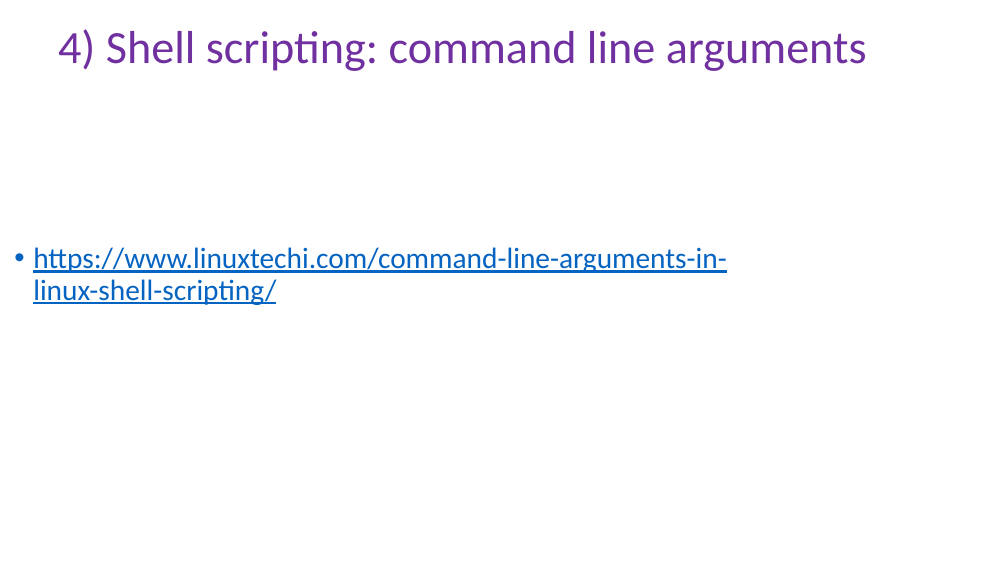
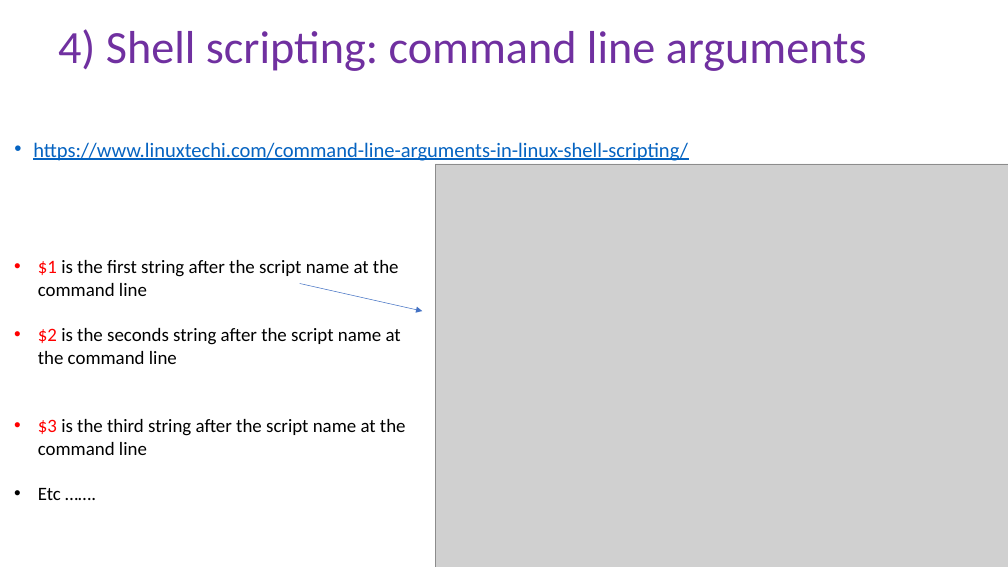
Before and after one commit to peterthorpe5/Msc_Digital_Health, a slide deck: slide 17 of powerpoint/4_Shell_scripting.pptx. Drawn at 1008x567 pixels with LibreOffice and Linux fonts; fonts in the diff are those of the drawing; grey boxes stand for pictures. Boxes give left, top, right and bottom in pixels: in the first picture for what was removed or moved away, otherwise in the second. Text is boxed around its words. In the diff, an @@ line names an element or a change of style, - is before the commit and + after.

```diff
--- a/powerpoint/4_Shell_scripting.pptx
+++ b/powerpoint/4_Shell_scripting.pptx
@@ text "https://www.linuxtechi.com/command-line-arguments-in-linux-s ..." at <box>33,142,688,161</box>: size 28 to 19.6 pt; line spacing 0.9 to 0.7 @@
@@ picture added at <box>436,164,1008,567</box> @@
@@ text added at <box>38,260,406,500</box>, 18 pt, text #000000 @@
+• $1 is the first string after the script name at the command line
+• $2 is the seconds string after the script name at the command line
+• $3 is the third string after the script name at the command line
+• Etc …….
@@ arrow added from (300, 284) to (423, 311), #4472C4 0.5 pt @@
```
Also in this commit, not shown: 6 other slides changed, 6 other files.
